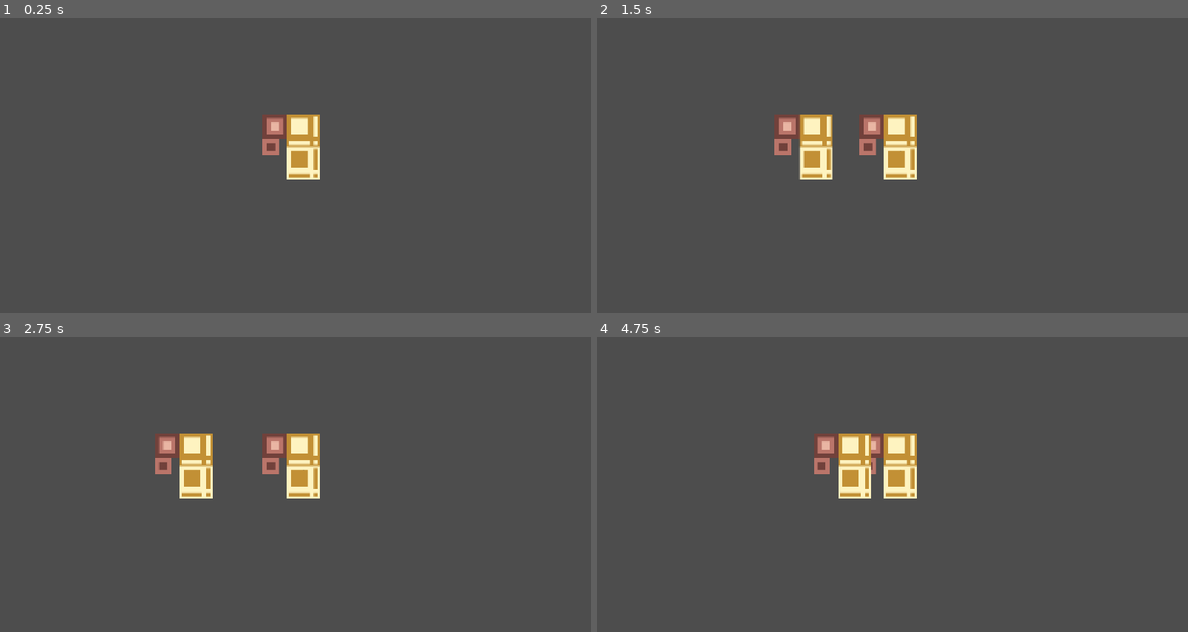
Above: before the commit, frames 1-4 (two rows, left to right).
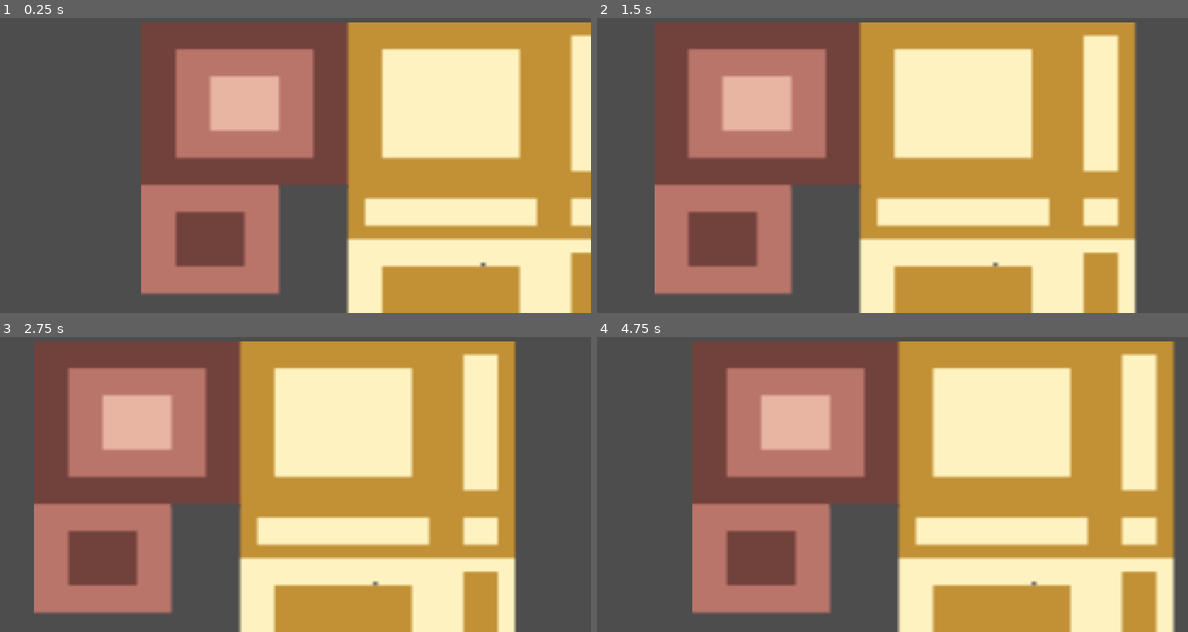
Above: after the commit, the same moments.

Repository: theophylaktos/sfx-manager
Game: Godot game, scene res://main.tscn
Same seed, same stepped clock (60 frames per second), same inputs: the game is played once before the commit and once after it. This scene is started directly instead of the project's main scene. Sound files missing from this copy of the repository are replaced by a short silence.
Inputs:
- Up to frame 1 (0.25 s): no input
- Up to frame 2 (1.5 s): tap Enter at 0.5 s; hold Right (ui_right) 0.53-1.28 s; hold Left (ui_left) from 1.28 s (still down)
- Up to frame 3 (2.75 s): release Left (ui_left) at 2.03 s; hold Right (ui_right) from 2.03 s (still down)
- Up to frame 4 (4.75 s): release Right (ui_right) at 3.53 s; hold Left (ui_left) from 3.53 s (still down)

The runs differ from the first frame. In frame 1, 68% of the frame differs, in the area x 23-100%, y 1-100%; in frame 2, 73%; in frame 3, 73%; in frame 4, 74%, in the area x 16-98%, y 1-100%.

Commit message:
added clarify that paly2d doesn't work on wav

Diff:
--- a/globals/sfx_player.gd
+++ b/globals/sfx_player.gd
@@ -21,6 +21,7 @@
 	FALL,
 	AMBIENCE,
 	SAND,
+	HIT,
 }
 
 ## [code]TRUE[/code]: Print debug messages [br]
@@ -50,7 +51,7 @@
 		return
 
 	## The instance of an AudioStreamPlayer
-	var audio_stream_player = AudioStreamPlayer.new()
+	var audio_stream_player : AudioStreamPlayer = AudioStreamPlayer.new()
 	audio_stream_player.set_script(SFX_PLAYER_SETTINGS)
 
 	## The instance of sfx_settings.gd
@@ -276,7 +277,7 @@
 
 ## [b]Attach an AudioStreamPlayer2D as a child of a node[/b] [br]
 ## [br]
-## [param id]: The id that the [AudioStreamPlayer2D] should use [br]
+## [param id]: The id that the [AudioStreamPlayer2D] should use. Currently only works with .mp3s [br]
 ## [param node]: The node that the [AudioStreamPlayer2D] should be attached on
 ## [param loop]: Whether the sound should loop or not. [code]Default: FALSE[/code] [br]
 ## [br]
@@ -301,7 +302,7 @@
 
 ## [b]Attach an AudioStreamPlayer3D as a child of a node[/b] [br]
 ## [br]
-## [param id]: The id that the [AudioStreamPlayer3D] should use [br]
+## [param id]: The id that the [AudioStreamPlayer3D] should use. Currently only works with .mp3s [br]
 ## [param node]: The node that the [AudioStreamPlayer3D] should be attached on
 ## [param loop]: Whether the sound should loop or not. [code]Default: FALSE[/code] [br]
 ## [br]
--- a/globals/sfx_player.tscn
+++ b/globals/sfx_player.tscn
@@ -5,6 +5,7 @@
 [ext_resource type="AudioStream" uid="uid://c3ewddm3kuaiq" path="res://testing/hourglass_fall.mp3" id="3_uqm86"]
 [ext_resource type="AudioStream" uid="uid://c5pj503hq05cm" path="res://testing/industry_ambience.wav" id="4_k8a2e"]
 [ext_resource type="AudioStream" uid="uid://dim3qcukvs71s" path="res://testing/TheRealSandFalling.mp3" id="5_vcnun"]
+[ext_resource type="AudioStream" uid="uid://baw3opdsc3nj0" path="res://testing/bullet_hit_wall.wav" id="6_0agbu"]
 
 [sub_resource type="Resource" id="Resource_1r7jy"]
 script = ExtResource("2_xnm38")
@@ -14,12 +15,16 @@
 [sub_resource type="Resource" id="Resource_6s6se"]
 script = ExtResource("2_xnm38")
 stream = ExtResource("4_k8a2e")
-volume = 24.0
 metadata/_custom_type_script = "uid://c3d63fvkogmx2"
 
 [sub_resource type="Resource" id="Resource_gk6ul"]
 script = ExtResource("2_xnm38")
 stream = ExtResource("5_vcnun")
+metadata/_custom_type_script = "uid://c3d63fvkogmx2"
+
+[sub_resource type="Resource" id="Resource_uqm86"]
+script = ExtResource("2_xnm38")
+stream = ExtResource("6_0agbu")
 metadata/_custom_type_script = "uid://c3d63fvkogmx2"
 
 [node name="SfxPlayer" type="Node" unique_id=1790965844]
@@ -28,5 +33,6 @@
 id_to_setting = Dictionary[int, ExtResource("2_xnm38")]({
 0: SubResource("Resource_1r7jy"),
 1: SubResource("Resource_6s6se"),
-2: SubResource("Resource_gk6ul")
+2: SubResource("Resource_gk6ul"),
+3: SubResource("Resource_uqm86")
 })
--- a/object.gd
+++ b/object.gd
@@ -3,8 +3,7 @@
 
 # Called when the node enters the scene tree for the first time.
 func _ready():
-	var node = SFX.play_2d(SFX.Id.AMBIENCE, self, true)
-	node.playing = true
+	SFX.play_2d(SFX.Id.FALL, self, true)
 
 
 # Called every frame. 'delta' is the elapsed time since the previous frame.
--- a/object.tscn
+++ b/object.tscn
@@ -2,16 +2,13 @@
 
 [ext_resource type="Script" uid="uid://dbhocmh0y3mga" path="res://object.gd" id="1_l2ofb"]
 [ext_resource type="Texture2D" uid="uid://c6jv5uohhewjd" path="res://Sand_terrain.png" id="2_3xuqs"]
-[ext_resource type="AudioStream" uid="uid://c5pj503hq05cm" path="res://testing/industry_ambience.wav" id="3_0i3lm"]
 
 [node name="Object" type="Node2D" unique_id=188938345]
 script = ExtResource("1_l2ofb")
 
 [node name="Sprite2D" type="Sprite2D" parent="." unique_id=1379640504]
+position = Vector2(236, 180)
+scale = Vector2(8.375, 6.625)
 texture = ExtResource("2_3xuqs")
 
-[node name="AudioStreamPlayer2D" type="AudioStreamPlayer2D" parent="." unique_id=1785943730]
-stream = ExtResource("3_0i3lm")
-autoplay = true
-
 [node name="Camera2D" type="Camera2D" parent="." unique_id=946079734]
--- a/testing/node.gd
+++ b/testing/node.gd
@@ -6,7 +6,7 @@
 # Called when the node enters the scene tree for the first time.
 func _ready():
 	#pass
-	node = SFX.play(SFX.Id.AMBIENCE)
+	node = SFX.play(SFX.Id.HIT, true)
 	await get_tree().create_timer(2).timeout
 	SFX.pause_all(true, 5)
 	await get_tree().create_timer(3).timeout
Not shown, added: testing/bullet_hit_wall.wav.import
Not shown, added: testing/bullet_hit_wall.wav
